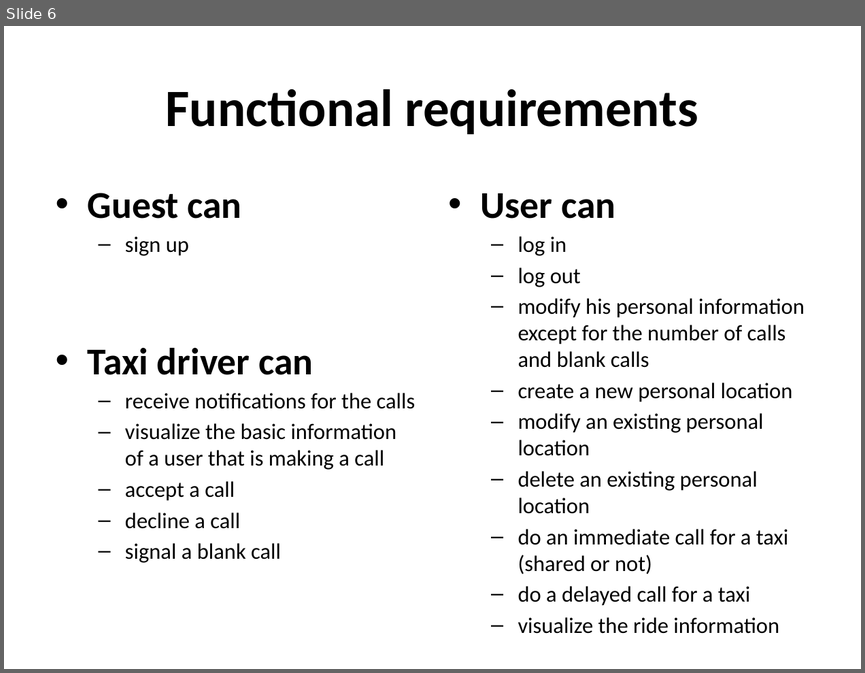
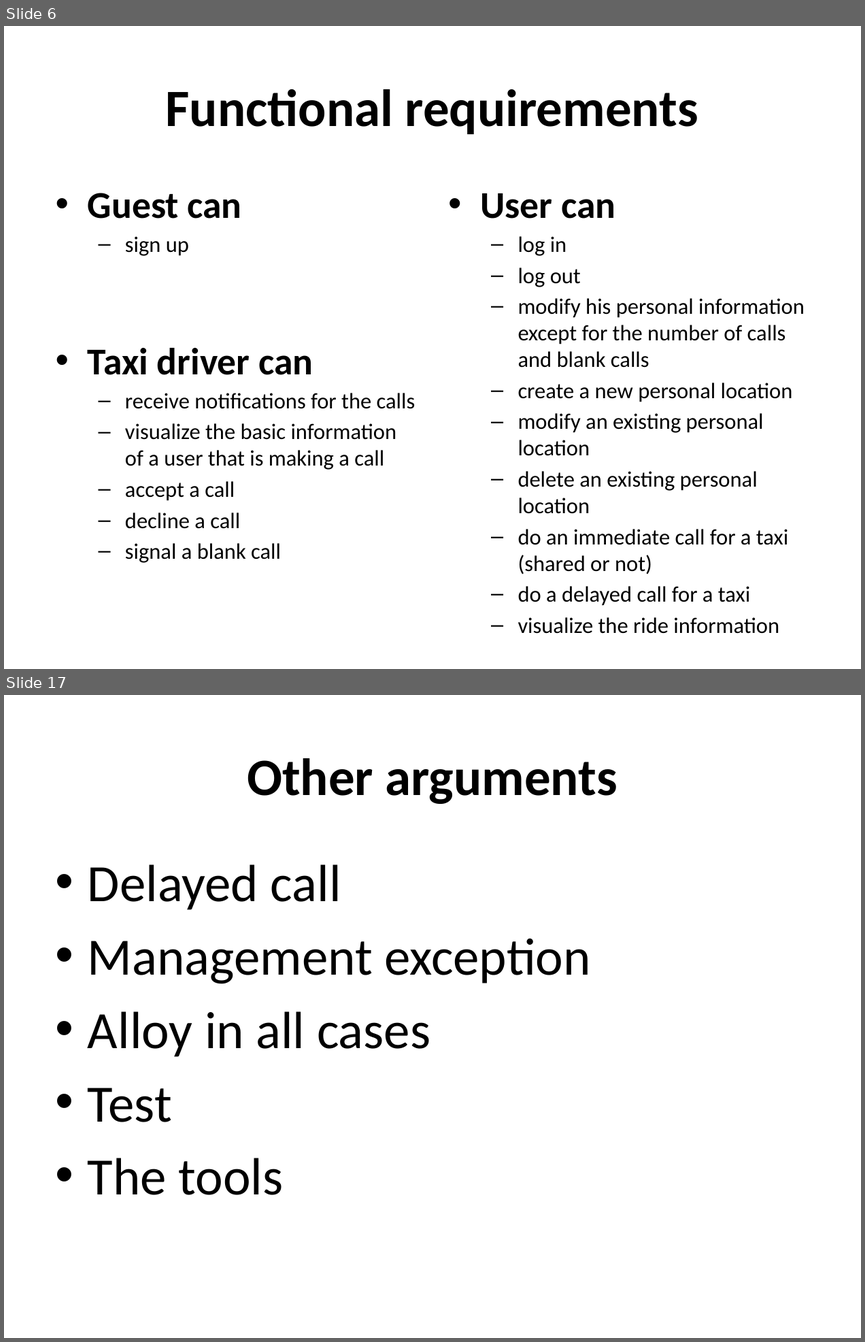
Before and after one commit to hartman19/IDSW2, a slide deck: Presentazione RASD.pptx. Shown one above the other, each under a label of ours: slide 6 before the commit, slides 6 and 17 after it; the slides between them are not shown. The pictures are 865x673 and 865x1342 pixels, drawn with LibreOffice and Linux fonts; fonts in the diff are those of the drawing. Boxes give left, top, right and bottom in pixels: in the first picture for what was removed or moved away, otherwise in the second. Text is boxed around its words. In the diff, an @@ line names an element or a change of style, - is before the commit and + after.

```diff
--- a/Presentazione RASD.pptx
+++ b/Presentazione RASD.pptx
@@ slide 17 added at box(4, 695, 861, 1338), background #FFFFFF @@
@@ title added at box(247, 758, 617, 804), 44 pt, text #000000, bold @@
+Other arguments
@@ text added at box(88, 864, 591, 1195), 44 pt, text #000000 @@
+• Delayed call
+• Management exception
+• Alloy in all cases
+• Test
+• The tools
```
Also in this commit, not shown: 2 slides changed, 10 other slides added, 1 other file.
